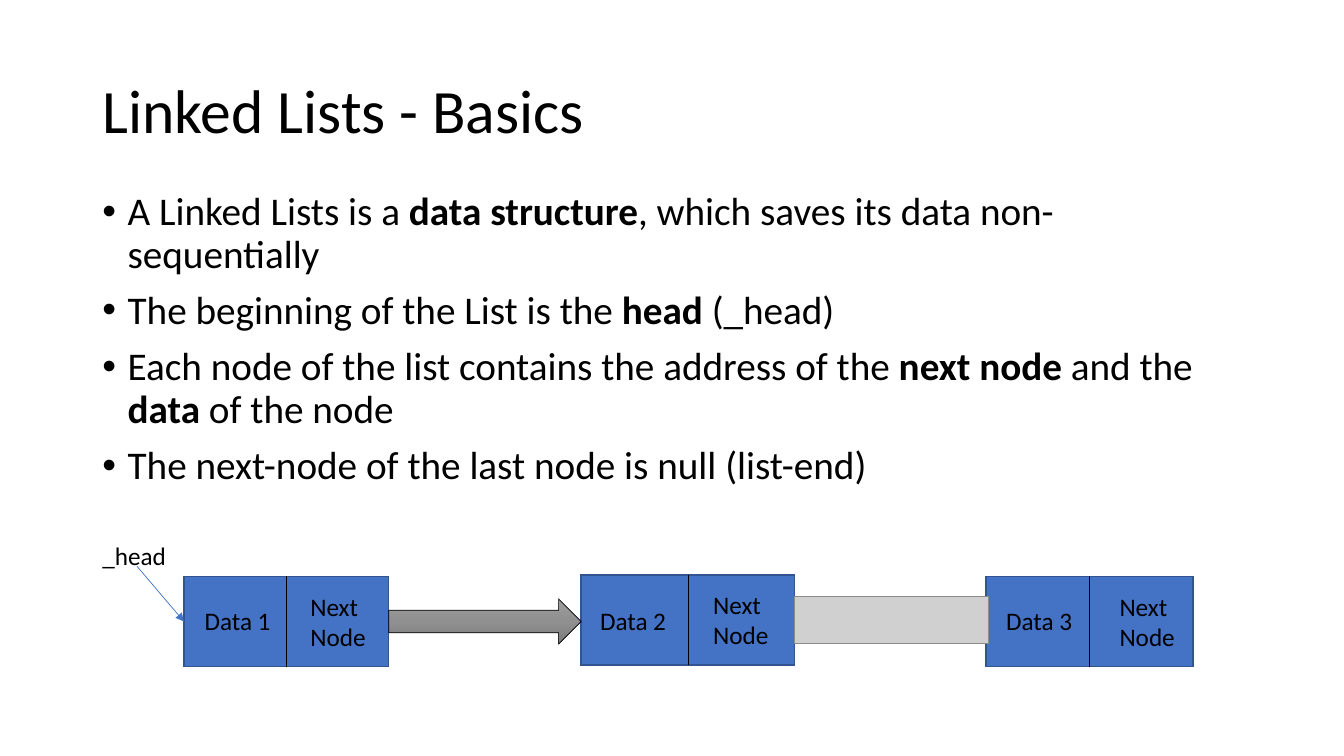
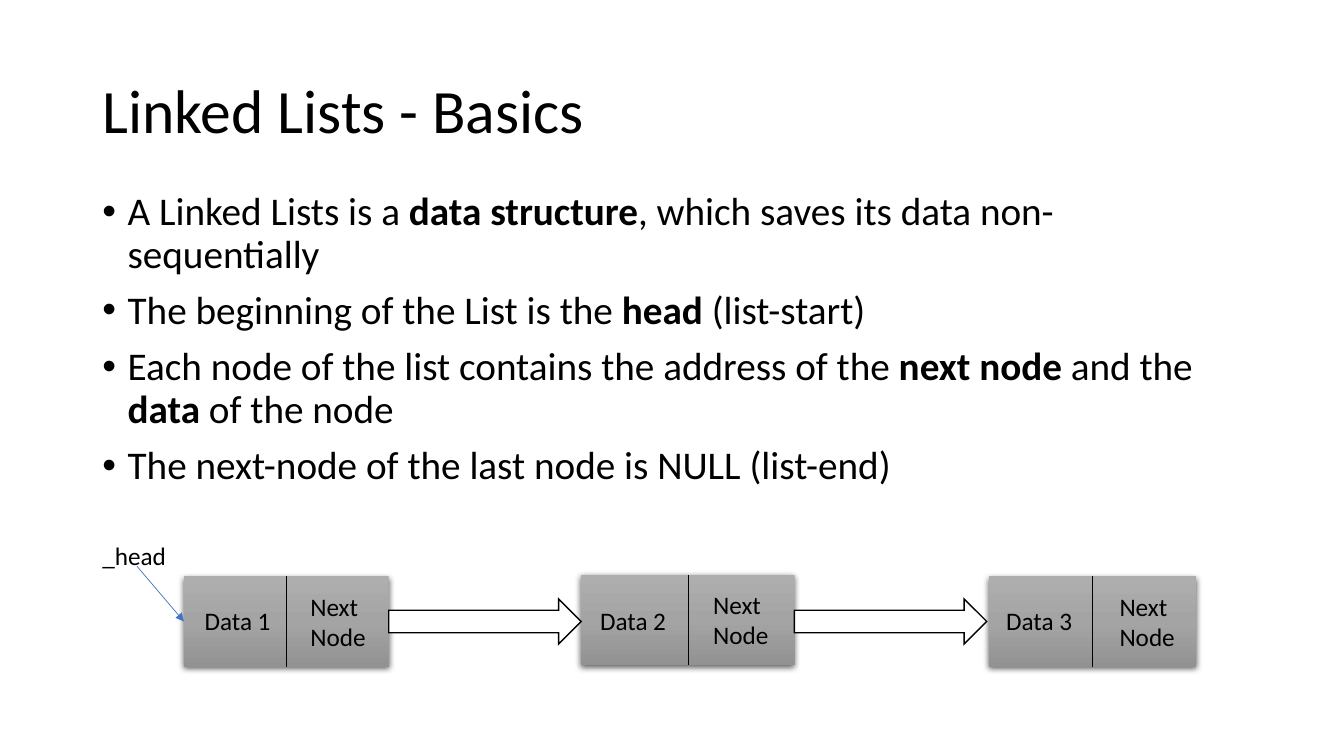
Before and after one commit to Noah274/Grundner-Ferecean-Linked-List-2022, a slide deck: slide 2 of Linked_List.pptx. Drawn at 1344x756 pixels with LibreOffice and Linux fonts; fonts in the diff are those of the drawing; grey boxes stand for pictures. Boxes give left, top, right and bottom in pixels: in the first picture for what was removed or moved away, otherwise in the second. Text is boxed around its words. In the diff, an @@ line names an element or a change of style, - is before the commit and + after.

Commit message:
added more content to the powerpoint and a screenshot of the init of a node

```diff
--- a/Linked_List.pptx
+++ b/Linked_List.pptx
@@ text at box(128, 295, 866, 331): text changed @@
-• The beginning of the List is the head (_head)
+• The beginning of the List is the head (list-start)
@@ text at box(128, 450, 891, 485): text changed @@
-• The next-node of the last node is null (list-end)
+• The next-node of the last node is NULL (list-end)
@@ right arrow at box(389, 599, 582, 644): fill gradient #9D9D9D to #909090 to #7C7C7C to #FFFFFF; outline #000000 0.5 pt to #000000 1 pt @@
@@ picture removed at box(795, 596, 988, 643) @@
@@ right arrow added at box(795, 599, 987, 644), fill #FFFFFF, outline #000000 1 pt @@
@@ fill #4472C4 to gradient #AFAFAF to #A5A5A5 to #939393; outline #325491 1 pt to none; shadow on in 3 elements at box(185, 577, 389, 666), box(582, 575, 796, 664), box(989, 577, 1196, 666) @@
@@ line moved from (1090, 577) - (1090, 666) to (1093, 577) - (1093, 666) @@
```
Also in this commit, not shown: 2 other slides changed, 1 slide added.
